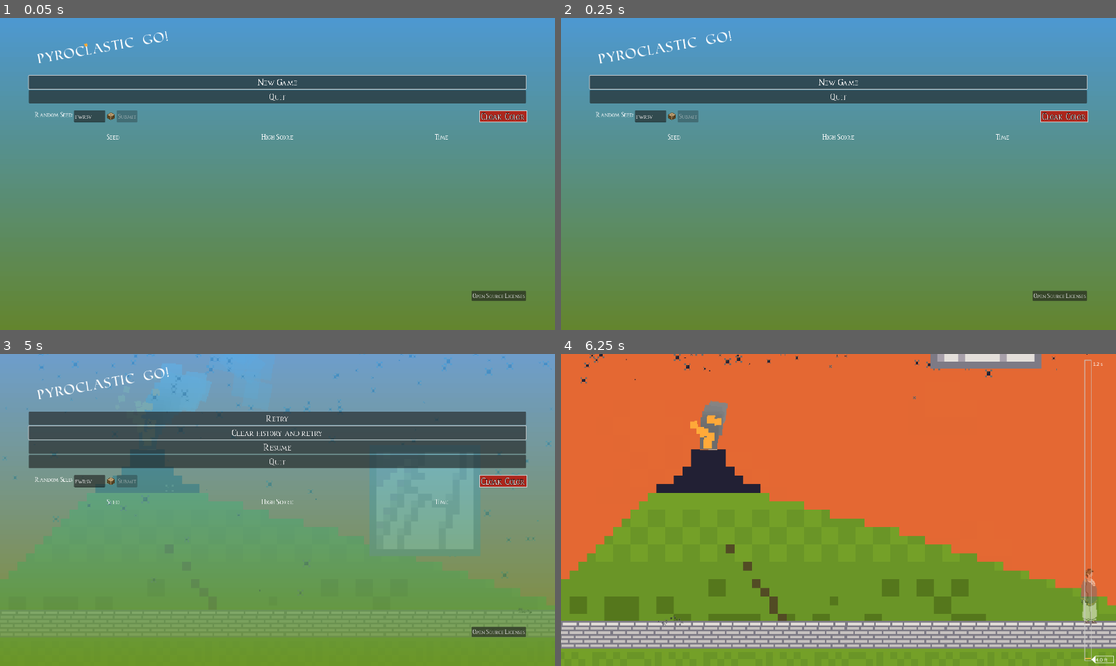
Above: before the commit, frames 1-4 (two rows, left to right).
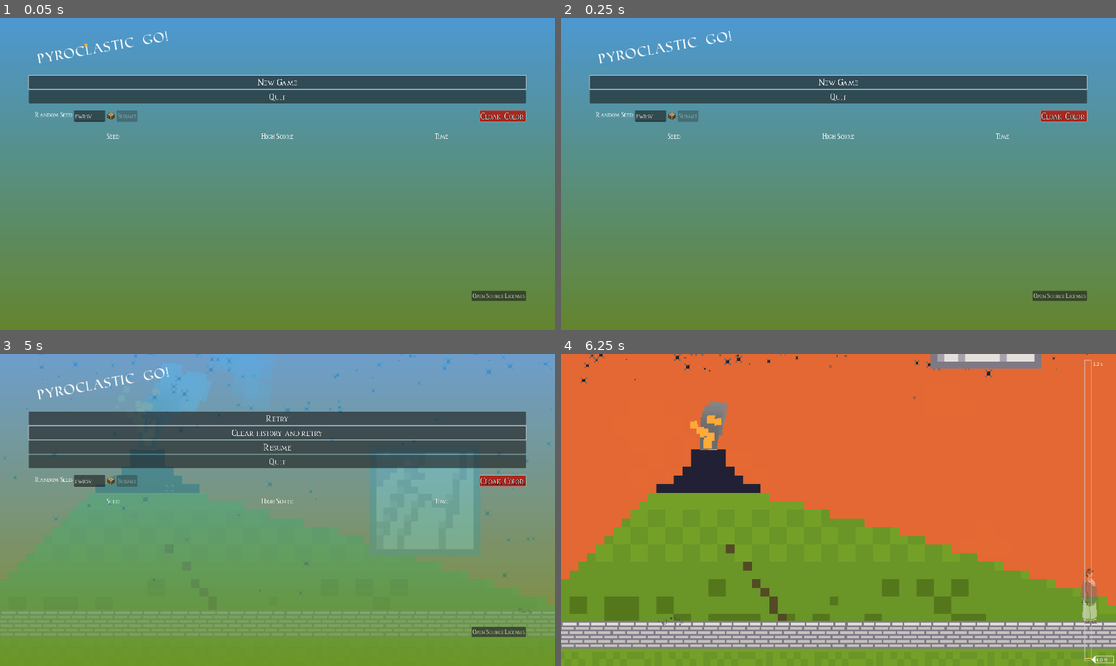
Above: after the commit, the same moments.

Repository: NSchrading/pyroclastic_go
Game: Godot game, scene res://high_res_overlay/game_with_overlay.tscn
The game is run twice, just before and just after one commit, with the same random seed, the same clock (stepped at 60 frames per second) and the same inputs.
Inputs (mouse positions are in pixels of both pictures, inside the frame that each line leads up to):
- Up to frame 1 (0.05 s): no input
- Up to frame 2 (0.25 s): no input
- Up to frame 3 (5 s): click "New Game" at 0.5 s; tap Enter (ui_accept) at 1.25 s; move the mouse to (399, 494) at 1.27 s; hold D (move_right) 1.28-2.78 s; tap F (delete_ghost) at 1.35 s; click (399, 494) at 1.42 s; tap Space (jump) at 1.52, 2.27, 3.77, 4.52 s; move the mouse to (166, 525) at 2.02 s; tap X (shrink) at 2.1 s; click (166, 525) at 2.17 s; move the mouse to (333, 441) at 2.77 s; hold A (move_left) 2.78-3.53 s; tap Backspace at 2.85 s; click (333, 441) at 2.92 s; move the mouse to (249, 572) at 3.52 s; hold D (move_right) from 3.53 s (still down); tap Tab at 3.6 s; click (249, 572) at 3.67 s; move the mouse to (444, 556) at 4.27 s; tap Keypad Enter at 4.35 s; click (444, 556) at 4.42 s; tap Escape (menu) at 4.9 s
- Up to frame 4 (6.25 s): release D (move_right) at 5 s; click "Retry" at 5 s; move the mouse to (672, 463) at 5.77 s; hold A (move_left) from 5.78 s (still down); tap Delete at 5.85 s; click (672, 463) at 5.92 s; tap Space (jump) at 6.02 s

The runs differ from the first frame. In frame 1, 0.3% of the frame differs, in the area x 13-95%, y 29-39%; in frame 2, 0.3%; in frame 3, 0.2%; in frame 4, nothing differs.
Error in both runs: Invalid access to property or key 'scroll_text' on a base object of type 'previously freed'. (res://high_res_overlay/game_with_overlay.gd:511)

Commit message:
cloak button refinements

Diff:
--- a/main_menu/main_menu.gd
+++ b/main_menu/main_menu.gd
@@ -34,6 +34,8 @@
 	license_container.dialog_text += "P39: Created by Allan Loder; http://individual.utoronto.ca/atloder/uncialfonts.html\n"
 	license_container.dialog_text += "DIOGENES: Created by Apostrophic Labs; https://www.dafont.com/diogenes.font\n"
 	title_text_animation.play("fun_text")
+	var normal_style = color_picker_button.get_theme_stylebox("normal")
+	color_picker_button.add_theme_stylebox_override("hover", normal_style)
 
 
 func _on_open_source_licenses_button_pressed() -> void:
@@ -58,3 +60,11 @@
 	var normal_style = color_picker_button.get_theme_stylebox("normal")
 	normal_style.bg_color = color
 	character_sprite.get_material().set_shader_parameter("cloak_color", color)
+
+
+func _on_color_picker_button_mouse_entered() -> void:
+	color_picker_button.modulate.a = 0.8
+
+
+func _on_color_picker_button_mouse_exited() -> void:
+	color_picker_button.modulate.a = 1.0
--- a/main_menu/main_menu.tscn
+++ b/main_menu/main_menu.tscn
@@ -60,14 +60,19 @@
 &"roll": SubResource("Animation_ia84y")
 }
 
+[sub_resource type="StyleBoxEmpty" id="StyleBoxEmpty_qvn4f"]
+
 [sub_resource type="StyleBoxFlat" id="StyleBoxFlat_ia84y"]
-bg_color = Color(0.327805, 0.645583, 0.777331, 1)
-border_width_left = 2
-border_width_top = 2
-border_width_right = 2
-border_width_bottom = 2
-expand_margin_left = 4.0
-expand_margin_right = 4.0
+content_margin_left = 4.0
+content_margin_right = 4.0
+border_width_left = 1
+border_width_top = 1
+border_width_right = 1
+border_width_bottom = 1
+corner_radius_top_left = 3
+corner_radius_top_right = 3
+corner_radius_bottom_right = 3
+corner_radius_bottom_left = 3
 
 [sub_resource type="FastNoiseLite" id="FastNoiseLite_qvn4f"]
 
@@ -565,8 +570,10 @@
 focus_neighbor_bottom = NodePath("../../../ScoreTable")
 theme = ExtResource("2_nlkkf")
 theme_override_constants/outline_size = 3
+theme_override_styles/hover = SubResource("StyleBoxEmpty_qvn4f")
 theme_override_styles/normal = SubResource("StyleBoxFlat_ia84y")
 text = "Cloak Color"
+alignment = 0
 
 [node name="PopupPanel" type="PopupPanel" parent="PanelContainer/MarginContainer/VBoxContainer/MarginContainer/HBoxContainer/ColorPickerButton"]
 size = Vector2i(1356, 1008)
@@ -684,6 +691,8 @@
 &"": SubResource("AnimationLibrary_dy7ct")
 }
 
+[connection signal="mouse_entered" from="PanelContainer/MarginContainer/VBoxContainer/MarginContainer/HBoxContainer/ColorPickerButton" to="." method="_on_color_picker_button_mouse_entered"]
+[connection signal="mouse_exited" from="PanelContainer/MarginContainer/VBoxContainer/MarginContainer/HBoxContainer/ColorPickerButton" to="." method="_on_color_picker_button_mouse_exited"]
 [connection signal="pressed" from="PanelContainer/MarginContainer/VBoxContainer/MarginContainer/HBoxContainer/ColorPickerButton" to="." method="_on_color_picker_button_pressed"]
 [connection signal="color_changed" from="PanelContainer/MarginContainer/VBoxContainer/MarginContainer/HBoxContainer/ColorPickerButton/PopupPanel/MarginContainer/HBoxContainer/ColorPicker" to="." method="_on_color_picker_color_changed"]
 [connection signal="focus_entered" from="PanelContainer/MarginContainer/VBoxContainer/MarginContainer/HBoxContainer/Col …(247 unchanged characters)…
Not shown: 1 places in main_menu/main_menu.tscn that only renumber resources
